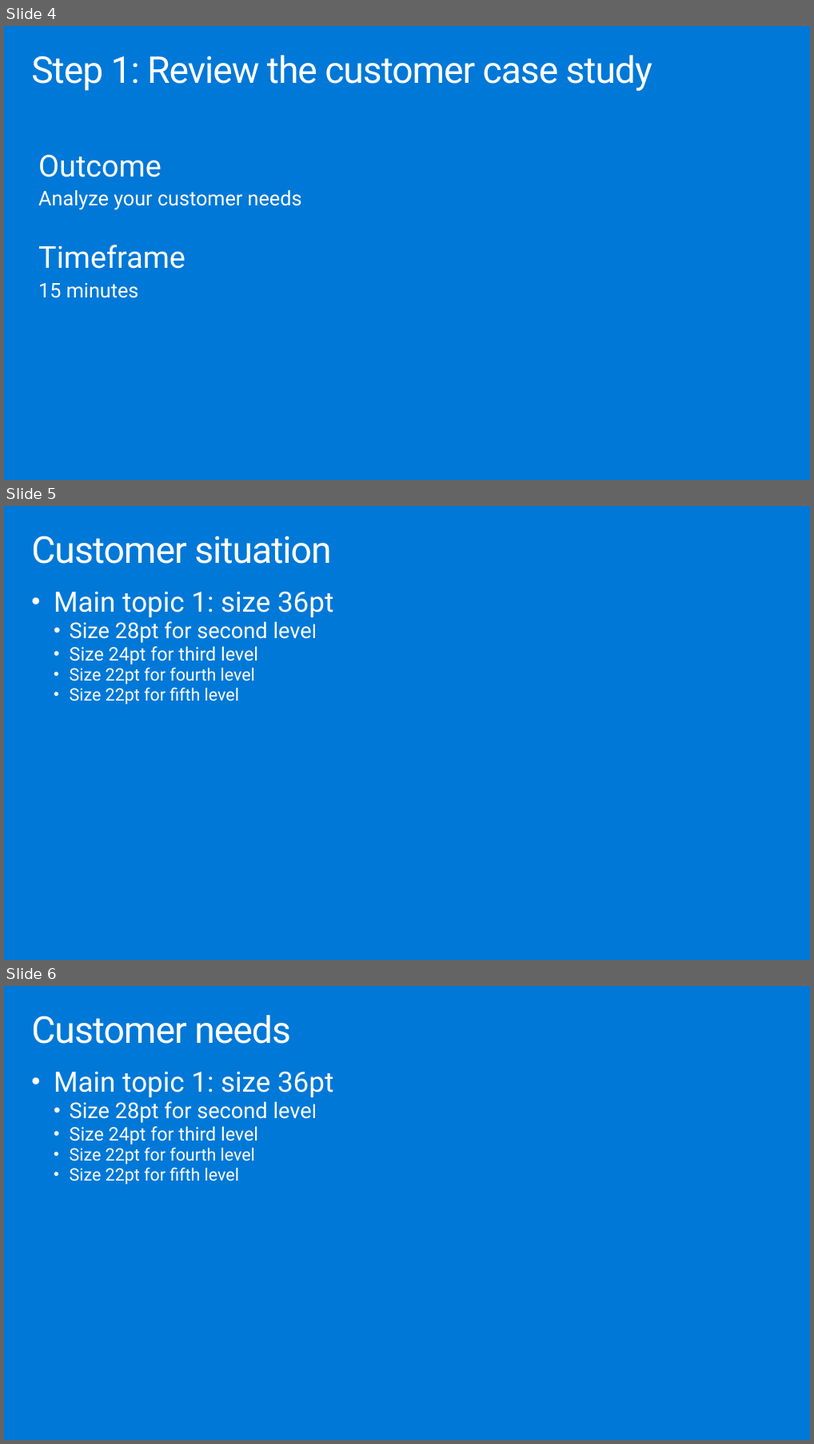
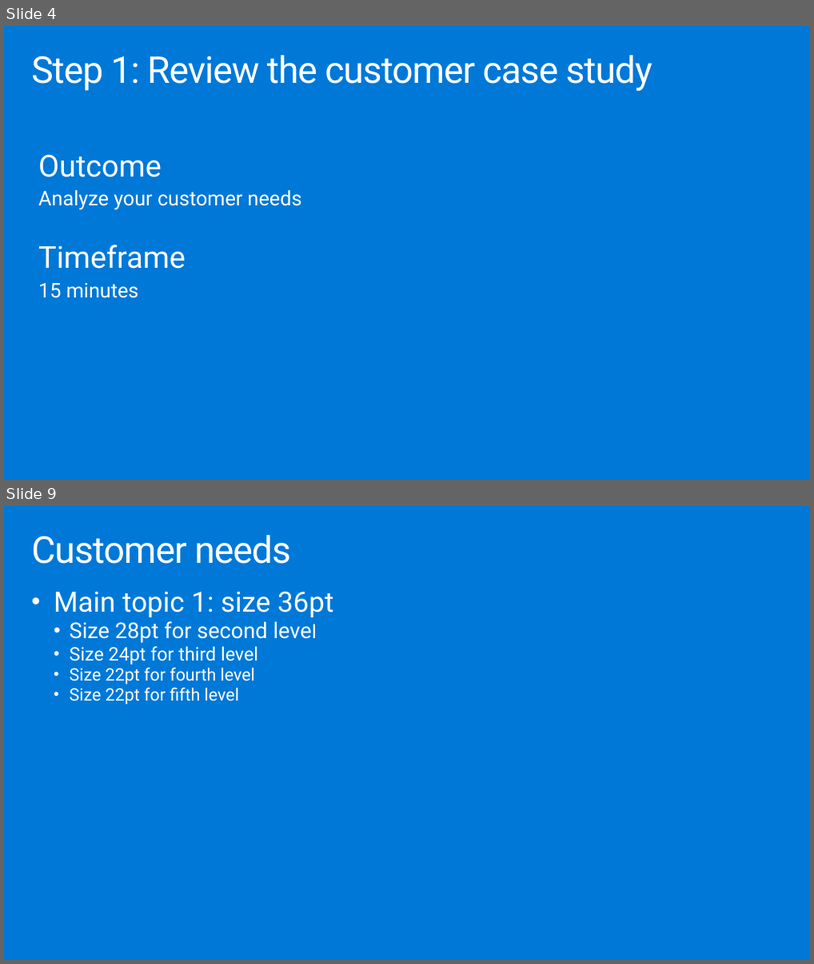
Before and after one commit to solliancenet/MCW-Managed-open-source-databases-on-Azure, a slide deck: Whiteboard design session/WDS trainer presentation - Managed open source databases on Azure.pptx. Shown one above the other, each under a label of ours: slides 4, 5 and 6 before the commit, slides 4 and 9 after it; the slides between them are not shown. The pictures are 814x1444 and 814x964 pixels, drawn with LibreOffice and Linux fonts; fonts in the diff are those of the drawing. Boxes give left, top, right and bottom in pixels: in the first picture for what was removed or moved away, otherwise in the second. Text is boxed around its words. In the diff, an @@ line names an element or a change of style, - is before the commit and + after.

```diff
--- a/Whiteboard design session/WDS trainer presentation - Managed open source databases on Azure.pptx
+++ b/Whiteboard design session/WDS trainer presentation - Managed open source databases on Azure.pptx
@@ slide 5 removed at bbox=[4, 506, 810, 960], background #0078D7 @@
@@ title removed at bbox=[31, 536, 331, 564] @@
-Customer situation
@@ text removed at bbox=[54, 591, 334, 704] @@
-• Main topic 1: size 36pt
-  • Size 28pt for second level
-  • Size 24pt for third level
-  • Size 22pt for fourth level
-  • Size 22pt for fifth level
@@ what was slide 6 is now slide 9 @@
```
Also in this commit, not shown: 6 slides added, 2 other slides removed, 1 other file.
